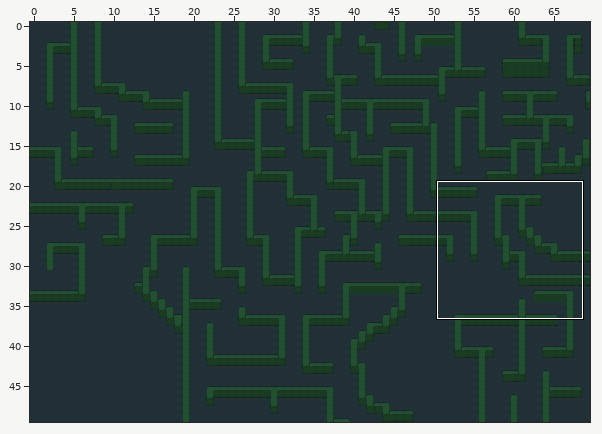
Two versions of a level (Tiled map, assets/map.tmx). The picture above shows the old version from afar; the outline marks the close-up.
Close-up. Before the commit:
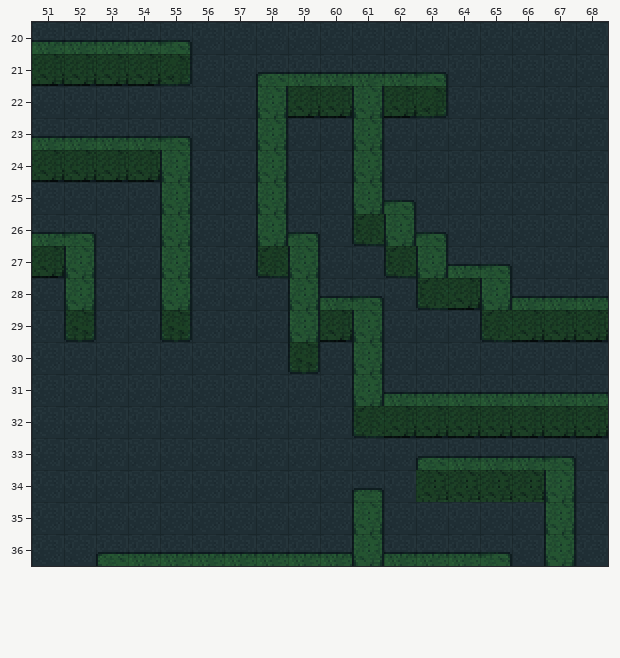
Cells are 16x16 px. Shown: x 51..68, y 20..36. The commit also changed other parts of the map, which this record leaves out.
New version:
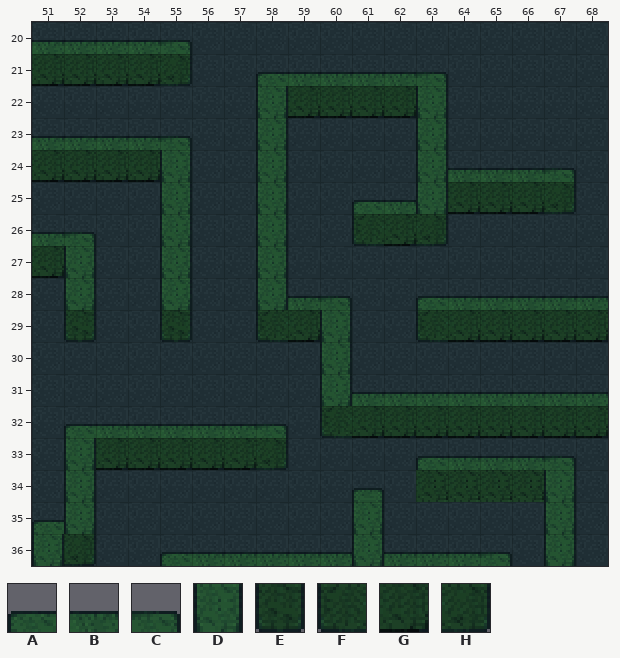
Key: from "tileset": A 1, B 2, C 3, D 6, E 30, F 31, G 32, H 33.
_ is an empty cell.
The edit:
Layer "hedge":
y 22: x 61 D -> G; x 63 H -> D
y 23: x 61 D -> _; x 63 _ -> D
y 24: x 61 D -> _; x 63..67 _____ -> DBBBC
y 25: x 61..67 DC_____ -> ABDGGGH
y 26: x 59 C -> _; x 62..63 DC -> GH
y 27: x 58..59 FD -> D_; x 62..65 FDBC -> ____
y 28: x 58..61 _DBC -> DBC_; x 63..65 FGD -> ABB
y 29: x 58..61 _DGD -> FGD_; x 63..65 __F -> FGG
y 30: x 59..61 E_D -> _D_
y 31: x 60..61 _D -> DB
y 32: x 52..58 _______ -> ABBBBBC; x 60..61 _F -> FG
y 33: x 52..58 _______ -> DGGGGGH
y 34: x 52 _ -> D
y 35: x 51..52 __ -> AD
y 36: x 51..55 __ABB -> DH__A
